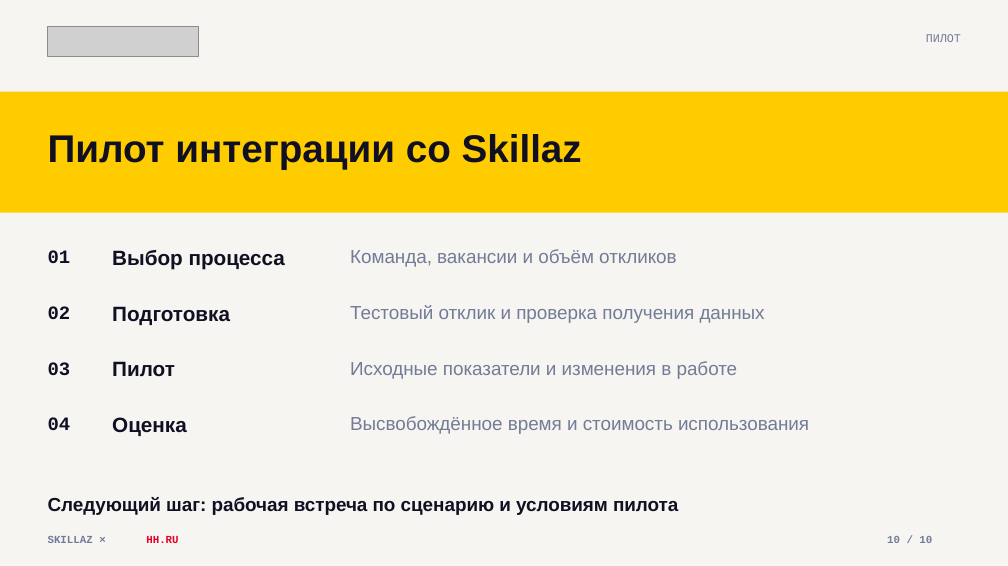
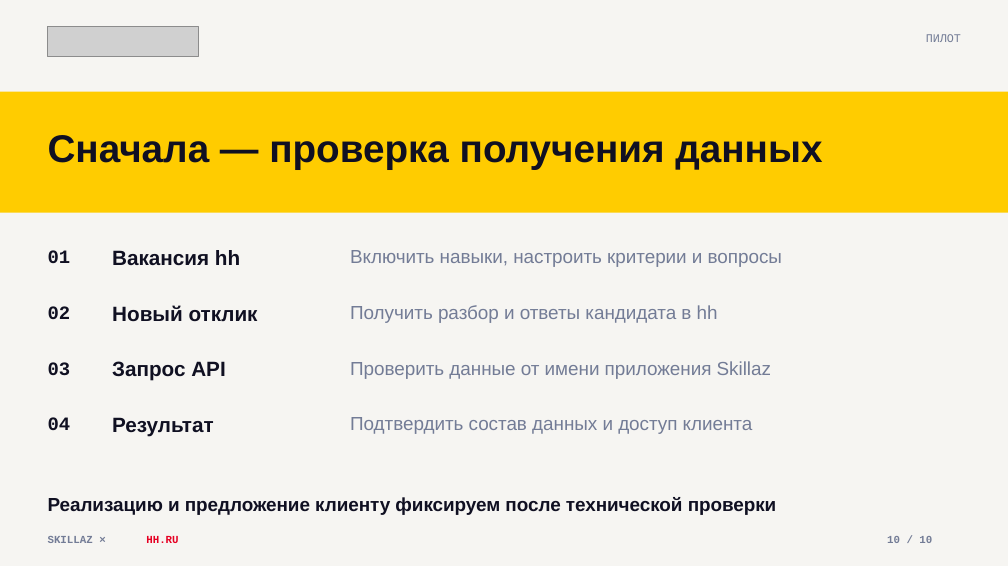
Before and after one commit to nastenakargina17-sudo/skillaz-hh-presentation, a slide deck: slide 10 of Skillaz-hh-Integration.pptx. Drawn at 1008x566 pixels with LibreOffice and Linux fonts; fonts in the diff are those of the drawing; grey boxes stand for pictures. Boxes give left, top, right and bottom in pixels: in the first picture for what was removed or moved away, otherwise in the second. Text is boxed around its words. In the diff, an @@ line names an element or a change of style, - is before the commit and + after.

```diff
--- a/Skillaz-hh-Integration.pptx
+++ b/Skillaz-hh-Integration.pptx
@@ text at bbox=[48, 135, 822, 169]: text changed @@
-Пилот интеграции со Skillaz
+Сначала — проверка получения данных
@@ text at bbox=[112, 250, 240, 266]: text changed @@
-Выбор процесса
+Вакансия hh
@@ text at bbox=[350, 250, 782, 267]: text changed @@
-Команда, вакансии и объём откликов
+Включить навыки, настроить критерии и вопросы
@@ text at bbox=[112, 305, 258, 322]: text changed @@
-Подготовка
+Новый отклик
@@ text at bbox=[350, 305, 718, 323]: text changed @@
-Тестовый отклик и проверка получения данных
+Получить разбор и ответы кандидата в hh
@@ text at bbox=[112, 361, 225, 381]: text changed @@
-Пилот
+Запрос API
@@ text at bbox=[350, 361, 771, 379]: text changed @@
-Исходные показатели и изменения в работе
+Проверить данные от имени приложения Skillaz
@@ text at bbox=[112, 417, 214, 437]: text changed @@
-Оценка
+Результат
@@ text at bbox=[350, 417, 753, 434]: text changed @@
-Высвобождённое время и стоимость использования
+Подтвердить состав данных и доступ клиента
@@ text at bbox=[48, 497, 777, 515]: text changed @@
-Следующий шаг: рабочая встреча по сценарию и условиям пилота
+Реализацию и предложение клиенту фиксируем после технической проверки
```
Also in this commit, not shown: 4 other slides changed, 2 slides added, 2 slides removed, 1 other file.
